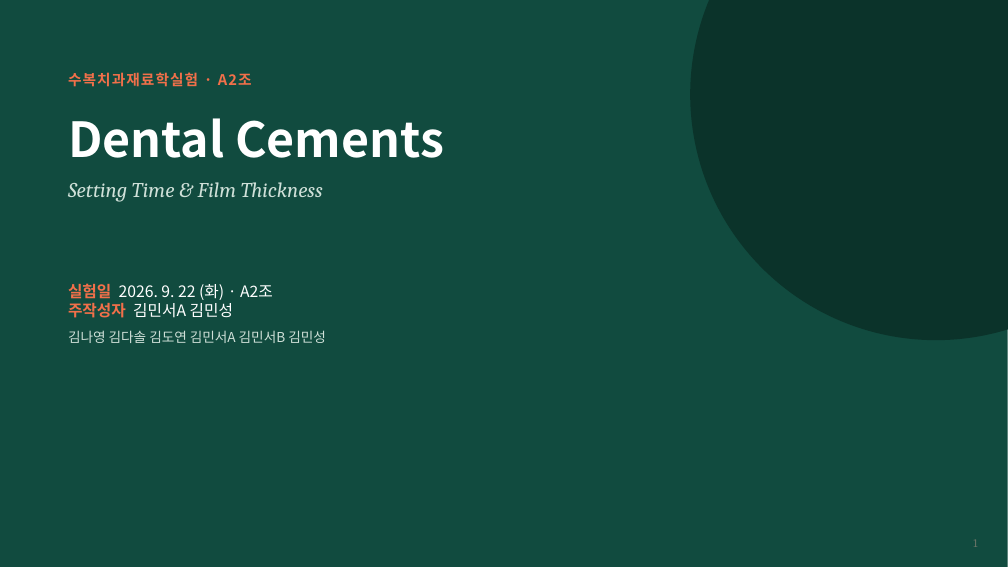
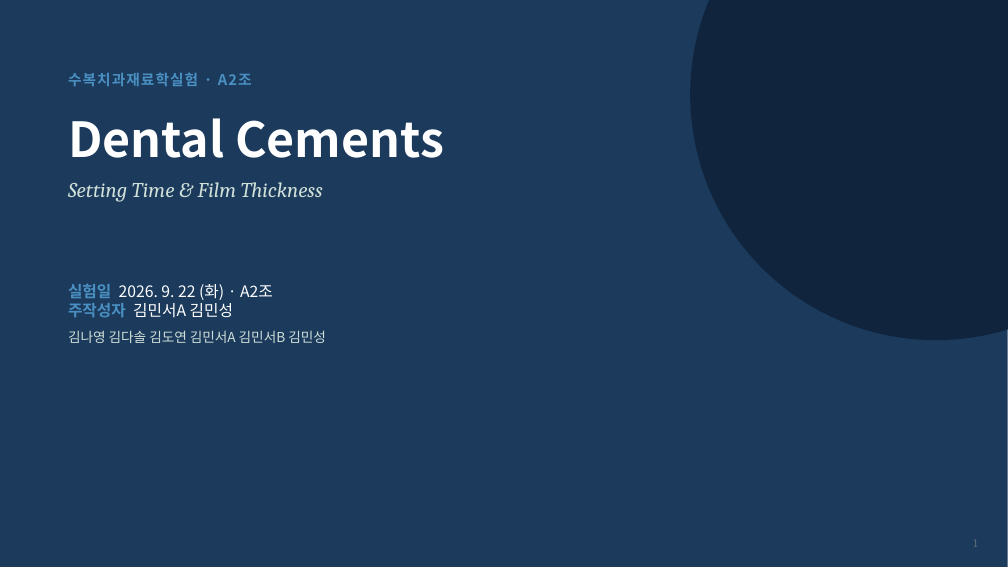
Before and after one commit to yojokem/-, a slide deck: slide 1 of 수복치과재료학실험/수복치과재료학실험_DentalCements_20260922.pptx. Drawn at 1008x567 pixels with LibreOffice and Linux fonts; fonts in the diff are those of the drawing. Boxes give left, top, right and bottom in pixels: in the first picture for what was removed or moved away, otherwise in the second. Text is boxed around its words. In the diff, an @@ line names an element or a change of style, - is before the commit and + after.

```diff
--- a/수복치과재료학실험/수복치과재료학실험_DentalCements_20260922.pptx
+++ b/수복치과재료학실험/수복치과재료학실험_DentalCements_20260922.pptx
@@ background #F5F6F5 to #F5F6F8 @@
@@ rectangle at bbox=[0, 0, 1008, 567]: fill #114B3F to #1B3A5C @@
@@ ellipse at bbox=[690, 0, 1008, 340]: fill #0B332A to #10253D @@
@@ text "수복치과재료학실험 · A2조" at bbox=[68, 72, 252, 86]: text colour #F2704A to #4A90C2 @@
@@ text "실험일 2026. 9. 22 (화) ..." at bbox=[68, 284, 326, 343]: text colour #F2704A to #4A90C2 in "실험일 주작성자" @@
@@ text "1" at bbox=[973, 540, 977, 547]: text colour #6B7568 to #5B6B7A @@
```
Also in this commit, not shown: 13 other slides changed, 1 other file.
